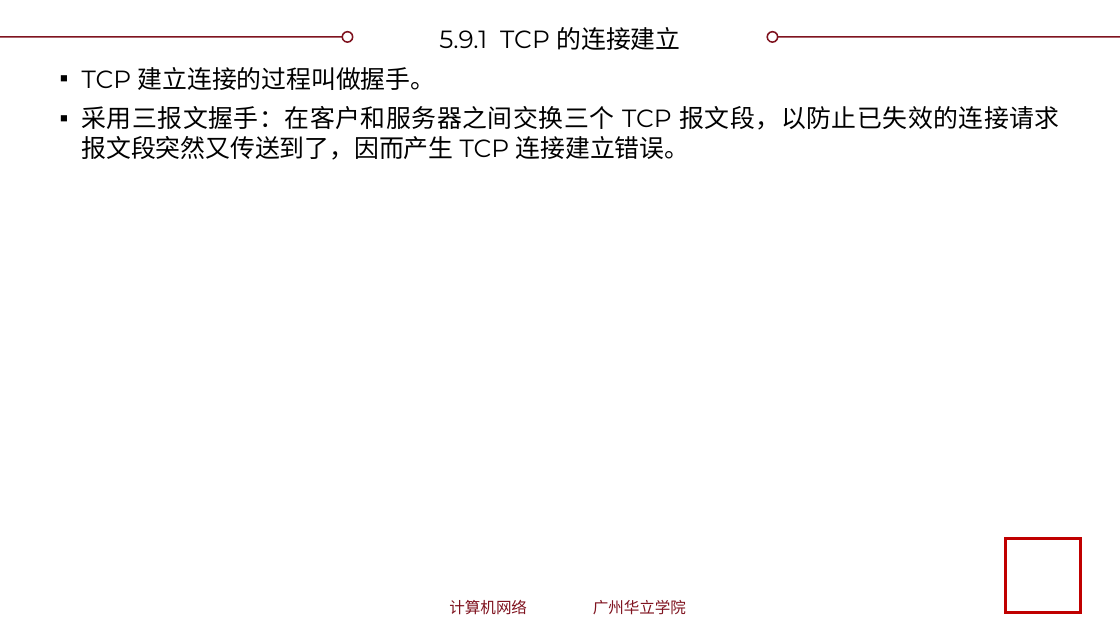
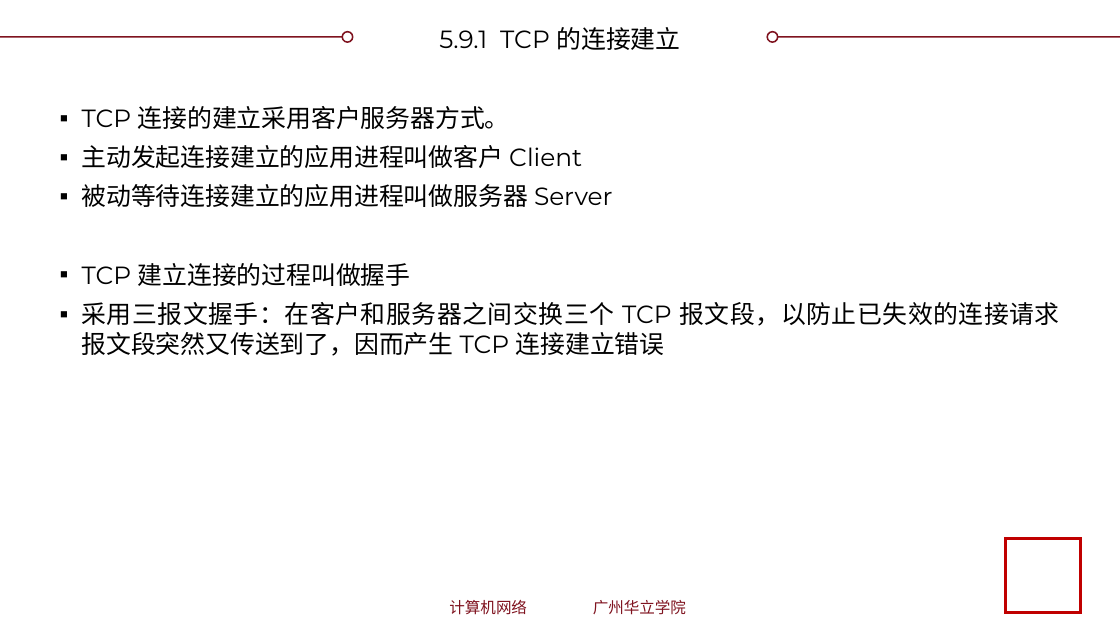
Before and after one commit to glplaman/glplaman.github.io, a slide deck: slide 197 of network/ppt/chap5.pptx. Drawn at 1120x630 pixels with LibreOffice and Linux fonts; fonts in the diff are those of the drawing; background and template pictures are left out. Boxes give left, top, right and bottom in pixels: in the first picture for what was removed or moved away, otherwise in the second. Text is boxed around its words. In the diff, an @@ line names an element or a change of style, - is before the commit and + after.

```diff
--- a/network/ppt/chap5.pptx
+++ b/network/ppt/chap5.pptx
@@ text at (82, 106, 1059, 356): text changed @@
-▪ TCP 建立连接的过程叫做握手。
-▪ 采用三报文握手：在客户和服务器之间交换三个 TCP 报文段，以防止已失效的连接请求报文段突然又传送到了，因而产生 TCP 连接建立错误。
+▪ TCP 连接的建立采用客户服务器方式。
+▪ 主动发起连接建立的应用进程叫做客户 Client
+▪ 被动等待连接建立的应用进程叫做服务器 Server
+▪ TCP 建立连接的过程叫做握手
+▪ 采用三报文握手：在客户和服务器之间交换三个 TCP 报文段，以防止已失效的连接请求报文段突然又传送到了，因而产生 TCP 连接建立错误
```
Also in this commit, not shown: 15 other slides changed, 1 slide removed, 3 other files.
